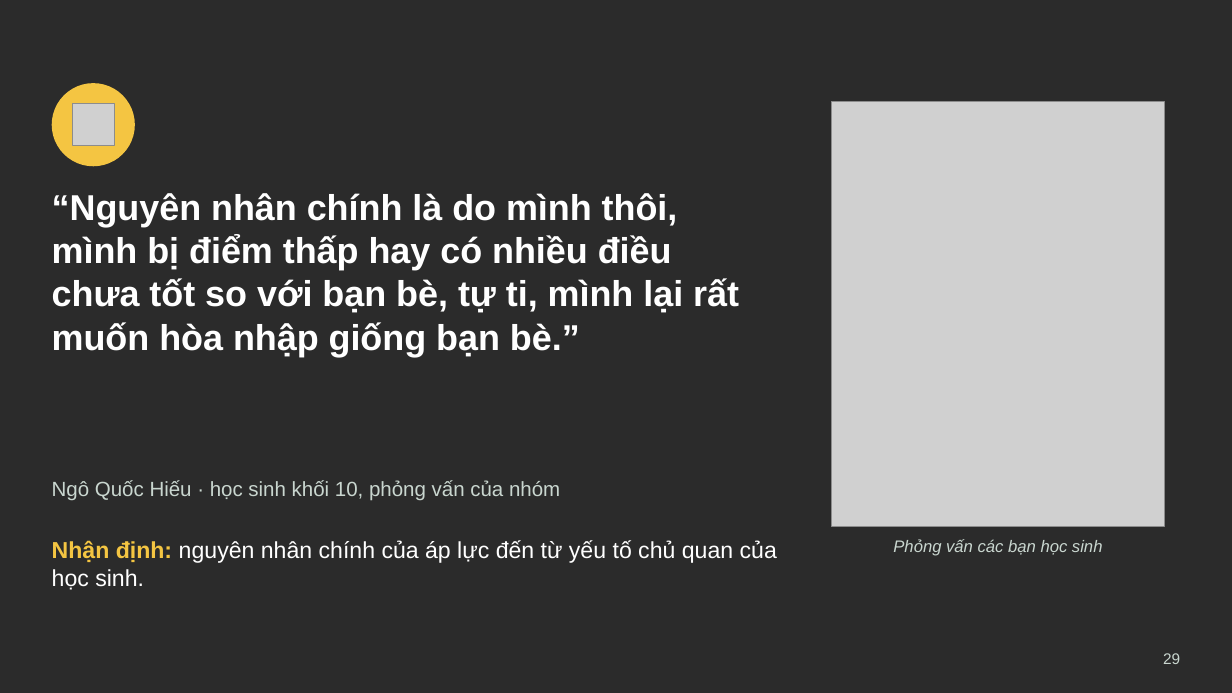
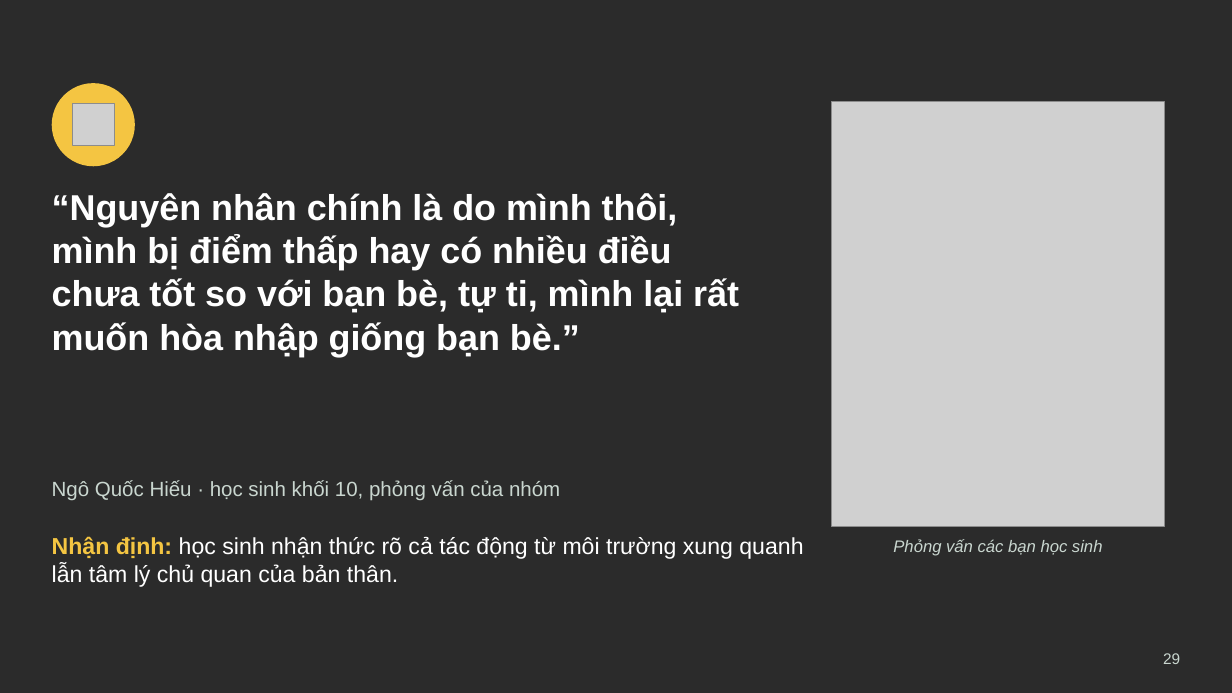
Before and after one commit to ngohuonglan2003-lab/Ppt-canva-ap-luc-dong-trang-lua, a slide deck: slide 29 of slide/Ap-luc-dong-trang-lua.pptx. Drawn at 1232x693 pixels with LibreOffice and Linux fonts; fonts in the diff are those of the drawing; grey boxes stand for pictures; background and template pictures are left out; a plain dark background stands for a picture behind light text. Boxes give left, top, right and bottom in pixels: in the first picture for what was removed or moved away, otherwise in the second. Text is boxed around its words. In the diff, an @@ line names an element or a change of style, - is before the commit and + after.

```diff
--- a/slide/Ap-luc-dong-trang-lua.pptx
+++ b/slide/Ap-luc-dong-trang-lua.pptx
@@ text at [52,536,803,587]: text changed @@
-Nhận định: nguyên nhân chính của áp lực đến từ yếu tố chủ quan của học sinh.
+Nhận định: học sinh nhận thức rõ cả tác động từ môi trường xung quanh lẫn tâm lý chủ quan của bản thân.
```
Also in this commit, not shown: 12 other slides changed, 4 other files.
